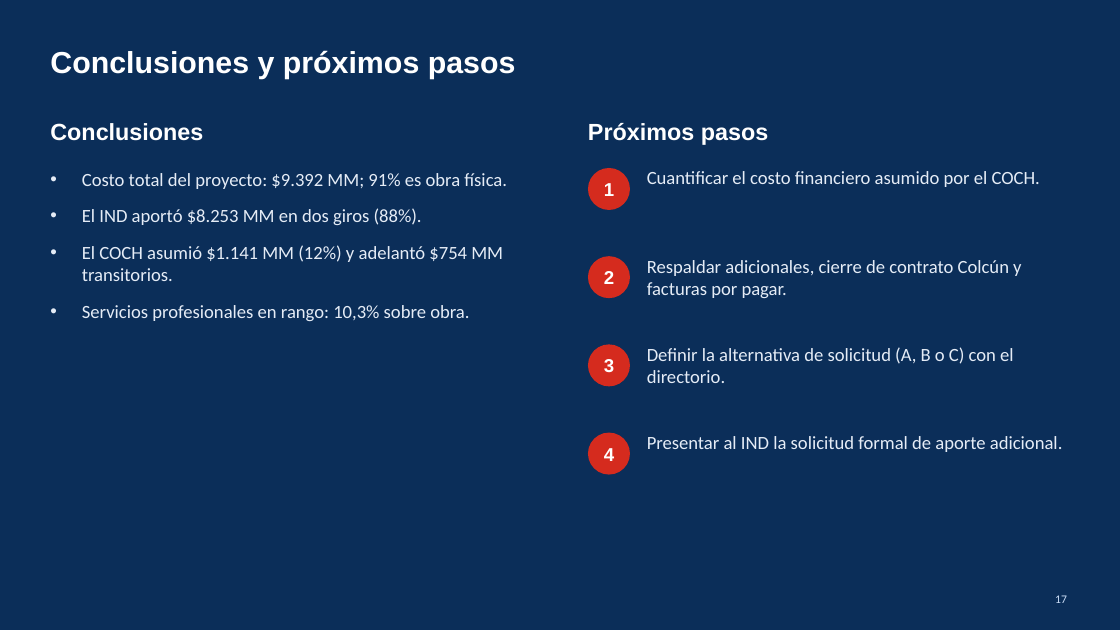
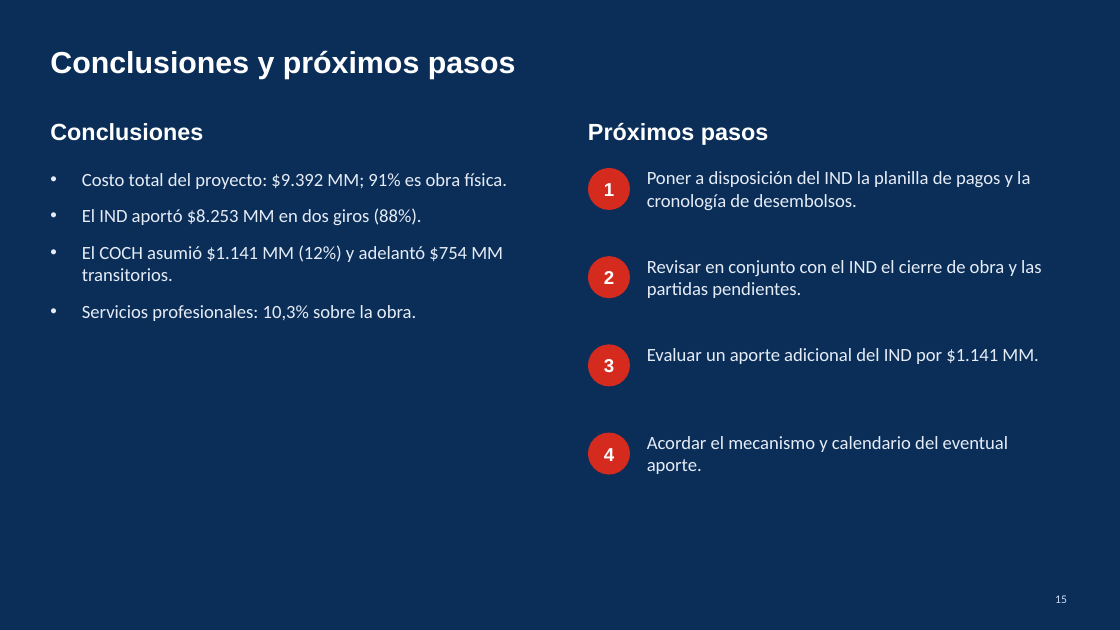
Before and after one commit to mmujicaa-prog/grit-test-app, a slide deck: slide 15 of entregables/Cerrillos_Aporte_COCH_IND.pptx (slide 17 before the commit). Drawn at 1120x630 pixels with LibreOffice and Linux fonts; fonts in the diff are those of the drawing; background and template pictures are left out. Boxes give left, top, right and bottom in pixels: in the first picture for what was removed or moved away, otherwise in the second. Text is boxed around its words. In the diff, an @@ line names an element or a change of style, - is before the commit and + after.

```diff
--- a/entregables/Cerrillos_Aporte_COCH_IND.pptx
+++ b/entregables/Cerrillos_Aporte_COCH_IND.pptx
@@ text at (647,171,1030,210): text changed @@
-Cuantificar el costo financiero asumido por el COCH.
+Poner a disposición del IND la planilla de pagos y la cronología de desembolsos.
@@ text at (647,260,1041,298): text changed @@
-Respaldar adicionales, cierre de contrato Colcún y facturas por pagar.
+Revisar en conjunto con el IND el cierre de obra y las partidas pendientes.
@@ text at (82,305,416,321): text changed @@
-• Servicios profesionales en rango: 10,3% sobre obra.
+• Servicios profesionales: 10,3% sobre la obra.
@@ text at (647,348,1039,364): text changed @@
-Definir la alternativa de solicitud (A, B o C) con el directorio.
+Evaluar un aporte adicional del IND por $1.141 MM.
@@ text at (647,436,1008,474): text changed @@
-Presentar al IND la solicitud formal de aporte adicional.
+Acordar el mecanismo y calendario del eventual aporte.
@@ page number at (1055,595,1067,603): text changed @@
-17
+15
```
Also in this commit, not shown: 13 other slides changed, 2 slides removed, 1 other file.
